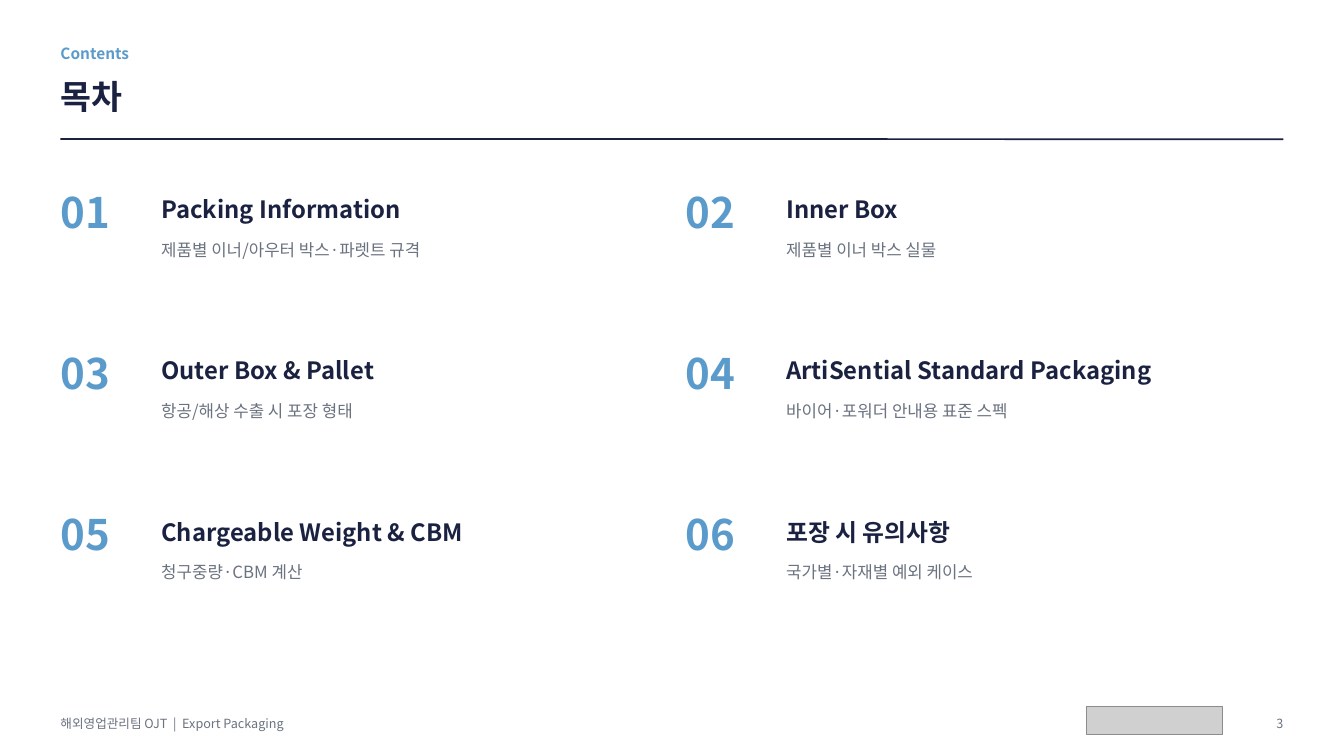
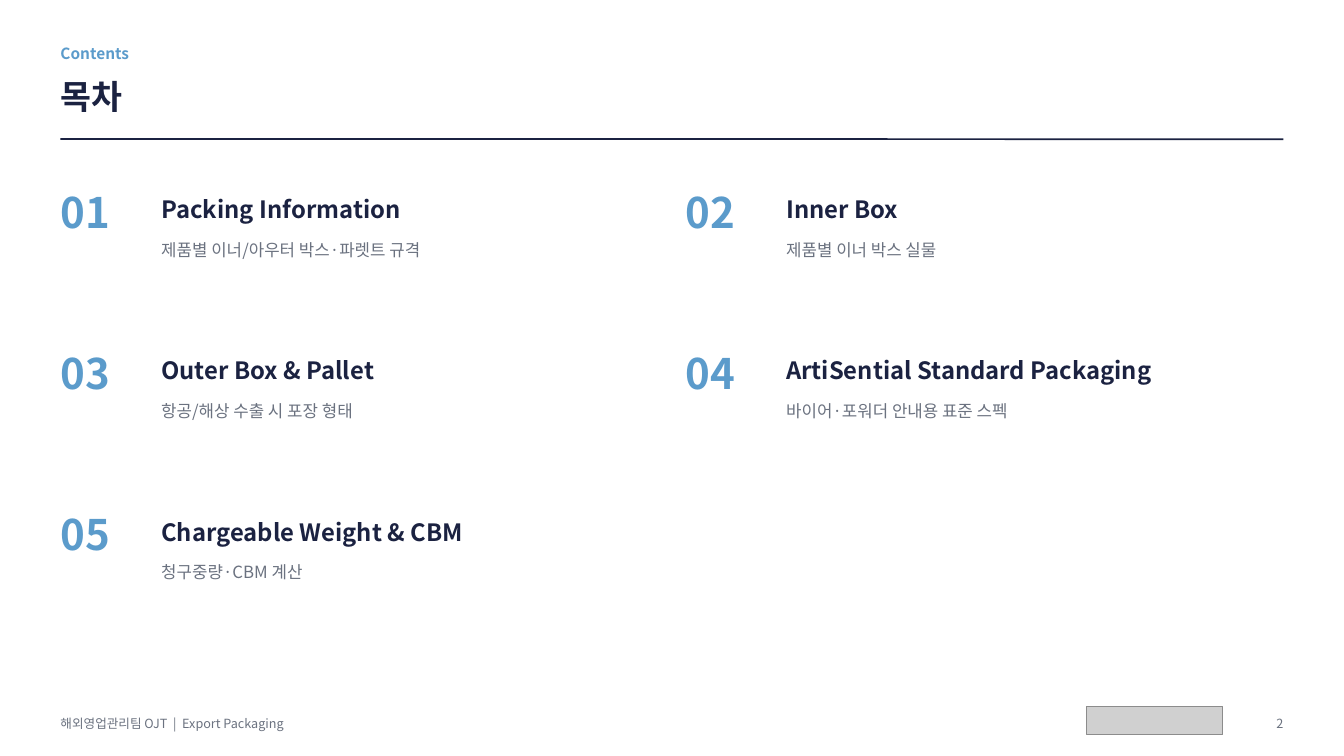
Before and after one commit to cjswl725/packing-information, a slide deck: slide 2 of 리브스메드_패키징_OJT.pptx (slide 3 before the commit). Drawn at 1344x756 pixels with LibreOffice and Linux fonts; fonts in the diff are those of the drawing; grey boxes stand for pictures. Boxes give left, top, right and bottom in pixels: in the first picture for what was removed or moved away, otherwise in the second. Text is boxed around its words. In the diff, an @@ line names an element or a change of style, - is before the commit and + after.

```diff
--- a/리브스메드_패키징_OJT.pptx
+++ b/리브스메드_패키징_OJT.pptx
@@ text removed at <box>685,518,735,551</box> @@
-06
@@ text removed at <box>786,521,951,543</box> @@
-포장 시 유의사항
@@ text removed at <box>786,564,973,580</box> @@
-국가별·자재별 예외 케이스
```
Also in this commit, not shown: 11 other slides changed, 2 slides removed.
